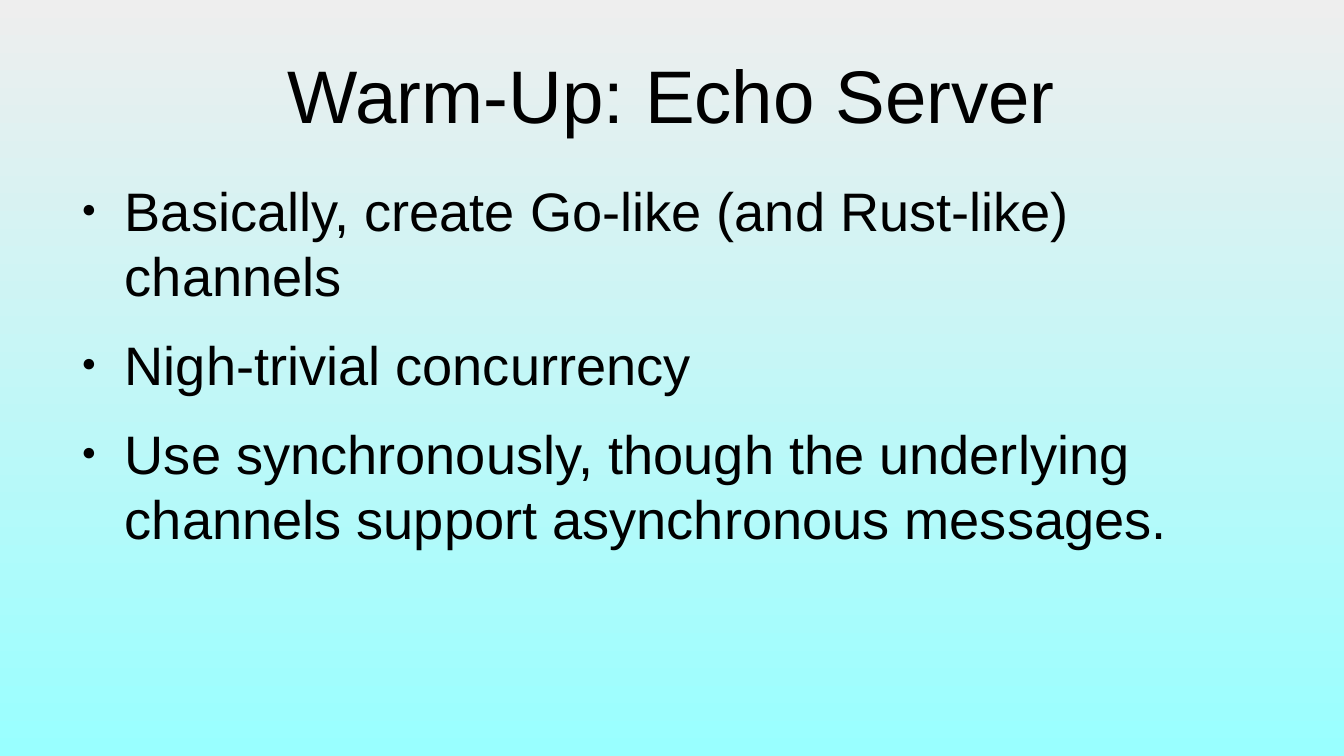
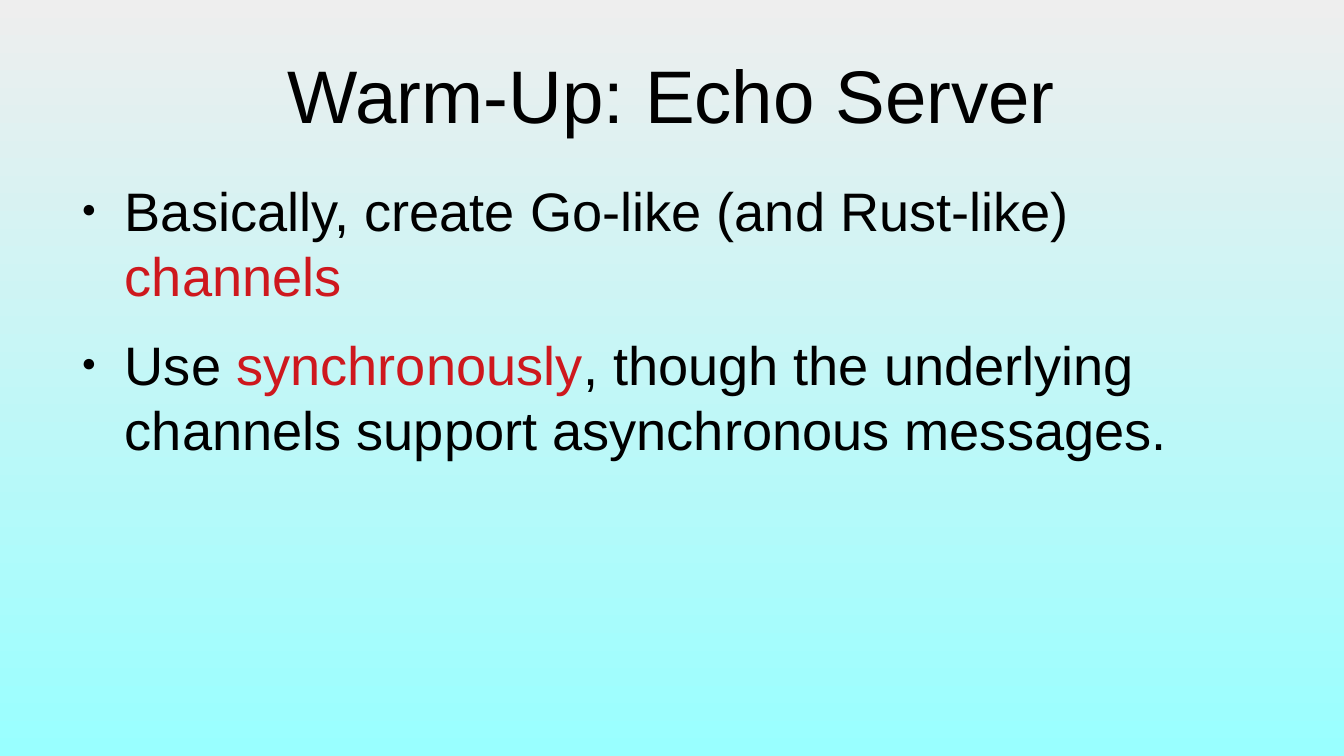
Before and after one commit to dllaurence/zeromq-presentation, a slide deck: slide 10 of presentation.odp (slide 12 before the commit). Drawn at 1344x756 pixels with LibreOffice and Linux fonts; fonts in the diff are those of the drawing. Boxes give left, top, right and bottom in pixels: in the first picture for what was removed or moved away, otherwise in the second. Text is boxed around its words. In the diff, an @@ line names an element or a change of style, - is before the commit and + after.

```diff
--- a/presentation.odp
+++ b/presentation.odp
@@ text "Basically, create Go-like (and Rust-like) ..." at (125,191,1167,459): text colour #000000 to #CE181E in "channels", "synchronously," @@
@@ text at (125,345,691,394): paragraph removed @@
-● Nigh-trivial concurrency
```
Also in this commit, not shown: 16 other slides changed, 10 slides added, 3 slides removed, 10 other files.
